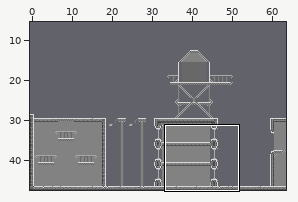
A Tiled map gets an edit: resource/maps/second_level.tmx. The first picture is a wide view before the edit; the outline marks the close-up.
Close-up. Before the commit:
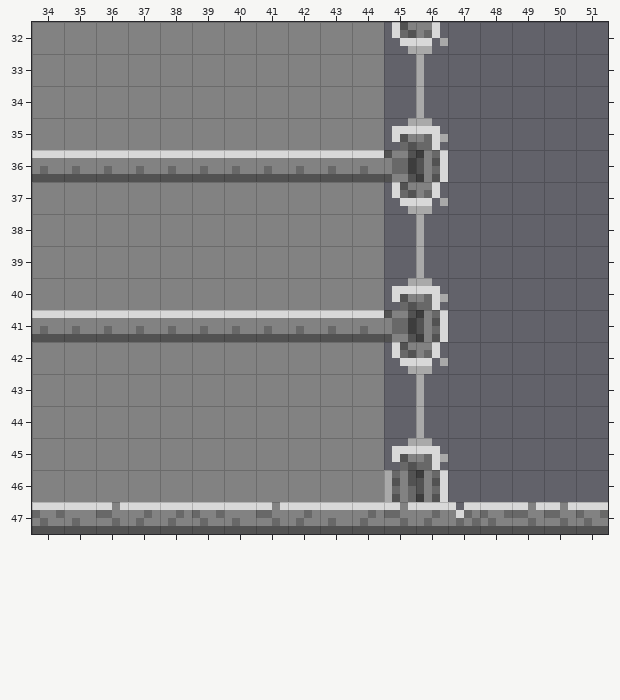
Cells are 4x4 px. Shown: x 34..51, y 32..47. The commit also changed other parts of the map, which this record leaves out.
New version:
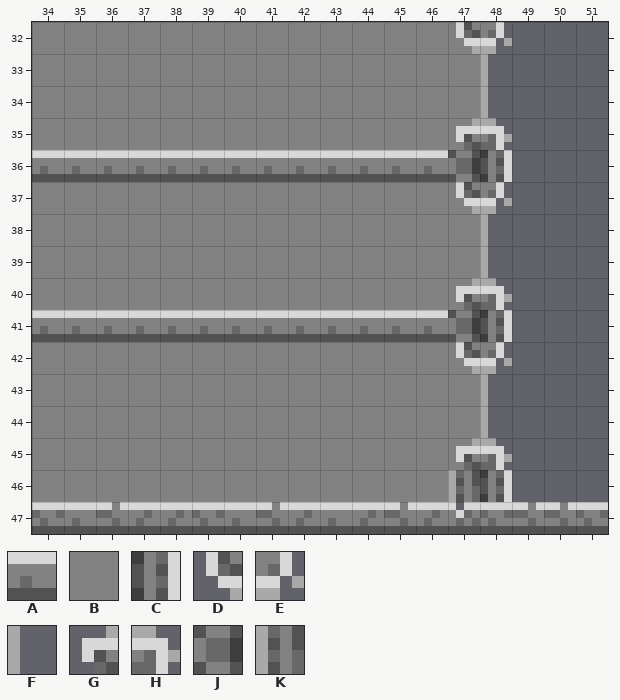
Key: from "city_tileset": A 2, B 36, C 64 flipped left-right, D 70, E 71, F 87, G 118, H 119, J 199 flipped on the diagonal, K 228.
_ is an empty cell.
Tiles of an added or newly shown layer are drawn over the layers below it.
The edit:
{"where": "layer \"background\" (added)"}
{"y":32,"x":45,"old":"___","new":"BBB"}
{"y":33,"x":45,"old":"___","new":"BBB"}
{"y":34,"x":45,"old":"___","new":"BBB"}
{"y":35,"x":45,"old":"___","new":"BBB"}
{"y":37,"x":45,"old":"___","new":"BBB"}
{"y":38,"x":45,"old":"___","new":"BBB"}
{"y":39,"x":45,"old":"___","new":"BBB"}
{"y":40,"x":45,"old":"___","new":"BBB"}
{"y":42,"x":45,"old":"___","new":"BBB"}
{"y":43,"x":45,"old":"___","new":"BBB"}
{"y":44,"x":45,"old":"___","new":"BBB"}
{"y":45,"x":45,"old":"___","new":"BBB"}
{"y":46,"x":45,"old":"__","new":"BB"}
{"where": "layer \"a/background\""}
{"y":32,"x":45,"old":"DE__","new":"__DE"}
{"y":33,"x":46,"old":"F","new":"_"}
{"y":33,"x":48,"old":"_","new":"F"}
{"y":34,"x":46,"old":"F","new":"_"}
{"y":34,"x":48,"old":"_","new":"F"}
{"y":35,"x":45,"old":"GH__","new":"__GH"}
{"y":36,"x":45,"old":"JC__","new":"AAJC"}
{"y":37,"x":45,"old":"DE__","new":"__DE"}
{"y":38,"x":46,"old":"F","new":"_"}
{"y":38,"x":48,"old":"_","new":"F"}
{"y":39,"x":46,"old":"F","new":"_"}
{"y":39,"x":48,"old":"_","new":"F"}
{"y":40,"x":45,"old":"GH__","new":"__GH"}
{"y":41,"x":45,"old":"JC__","new":"AAJC"}
{"y":42,"x":45,"old":"DE__","new":"__DE"}
{"y":43,"x":46,"old":"F","new":"_"}
{"y":43,"x":48,"old":"_","new":"F"}
{"y":44,"x":46,"old":"F","new":"_"}
{"y":44,"x":48,"old":"_","new":"F"}
{"y":45,"x":45,"old":"GH__","new":"__GH"}
{"y":46,"x":45,"old":"KC__","new":"__KC"}
